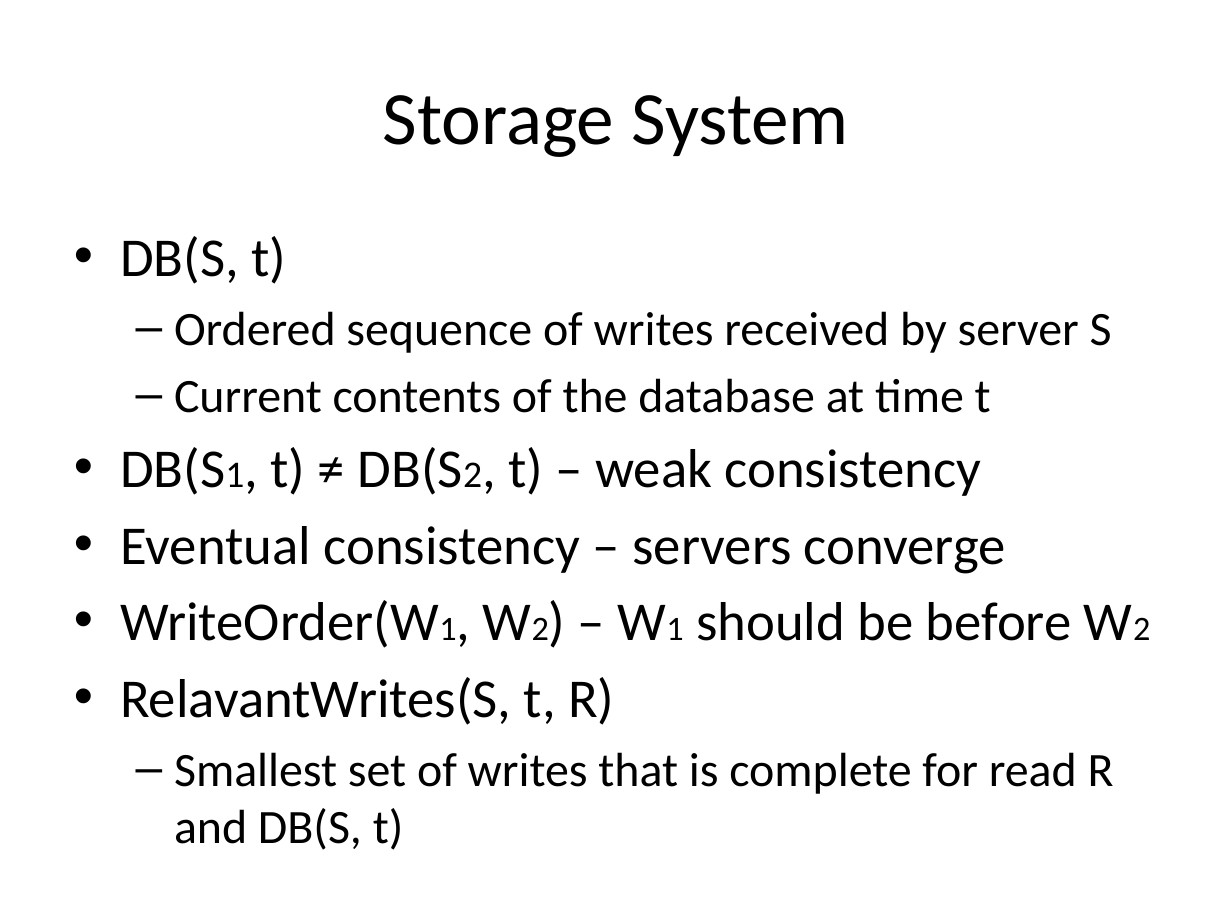
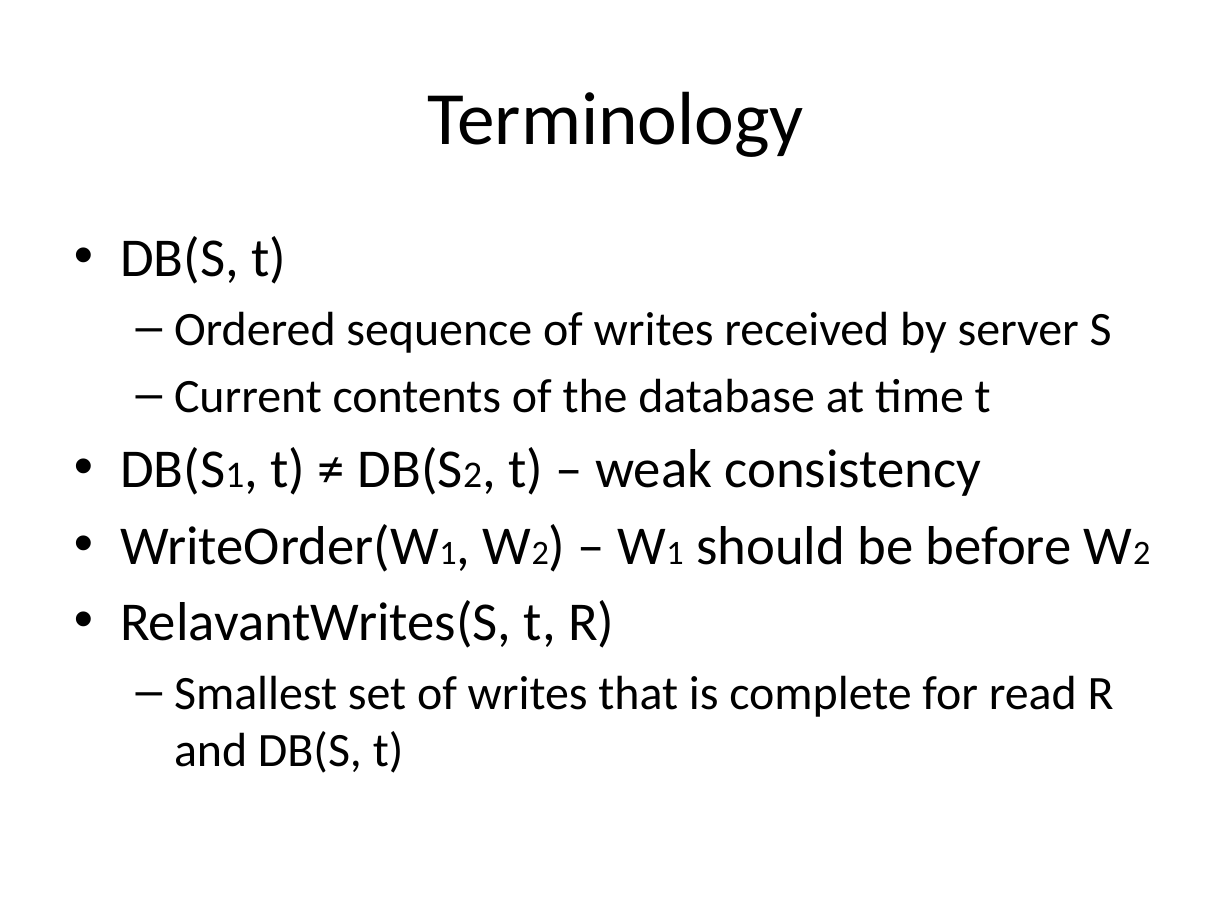
Before and after one commit to balidani/bomberman, a slide deck: slide 9 of presentation/slides_daniel.pptx (slide 6 before the commit). Drawn at 1232x924 pixels with LibreOffice and Linux fonts; fonts in the diff are those of the drawing. Boxes give left, top, right and bottom in pixels: in the first picture for what was removed or moved away, otherwise in the second. Text is boxed around its words. In the diff, an @@ line names an element or a change of style, - is before the commit and + after.

```diff
--- a/presentation/slides_daniel.pptx
+++ b/presentation/slides_daniel.pptx
@@ title at box(427, 91, 804, 157): text changed @@
-Storage System
+Terminology
@@ text at box(120, 526, 1006, 574): paragraph removed @@
-• Eventual consistency – servers converge
```
Also in this commit, not shown: 6 other slides changed, 3 slides added.
